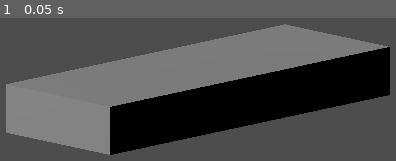
Above: before the commit, frame 1.
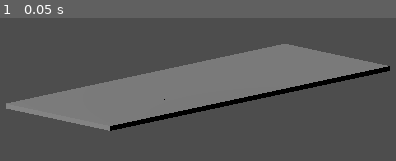
Above: after the commit, the same moment.

Repository: bejado/3d-platformer-tactics
Game: Godot game, scene res://main.tscn
Same seed, same stepped clock (60 frames per second), same inputs: the game is played once before the commit and once after it.
Inputs:
- Up to frame 1 (0.05 s): no input

The runs differ from the first frame. In frame 1, 38% of the frame differs, in the area x 1-99%, y 4-96%.

Commit message:
Set the thickness of each cube

Diff:
--- a/GridSpawner.gd
+++ b/GridSpawner.gd
@@ -17,11 +17,15 @@
 	set(s):
 		cube_size = s
 		_create_grid()
+@export var cube_thickness: float = 0.1:
+	set(t):
+		cube_thickness = t
+		_create_grid()
 
 func _create_grid() -> void:
 	# Create one BoxMesh and share it across all children to save memory.
 	var shared_mesh := BoxMesh.new()
-	shared_mesh.size = Vector3(cube_size, cube_size, cube_size)
+	shared_mesh.size = Vector3(cube_size, cube_thickness, cube_size)
 
 	# Optional: clear previous children if you re-run this scene often
 	for child in get_children():
@@ -37,7 +41,7 @@
 			mi.mesh = shared_mesh
 			mi.transform.origin = Vector3(
 				(c - x_center) * spacing,  # X
-				0.0,                       # Y
+				cube_thickness * 0.5,      # Y
 				(r - z_center) * spacing   # Z
 			)
 			add_child(mi)
